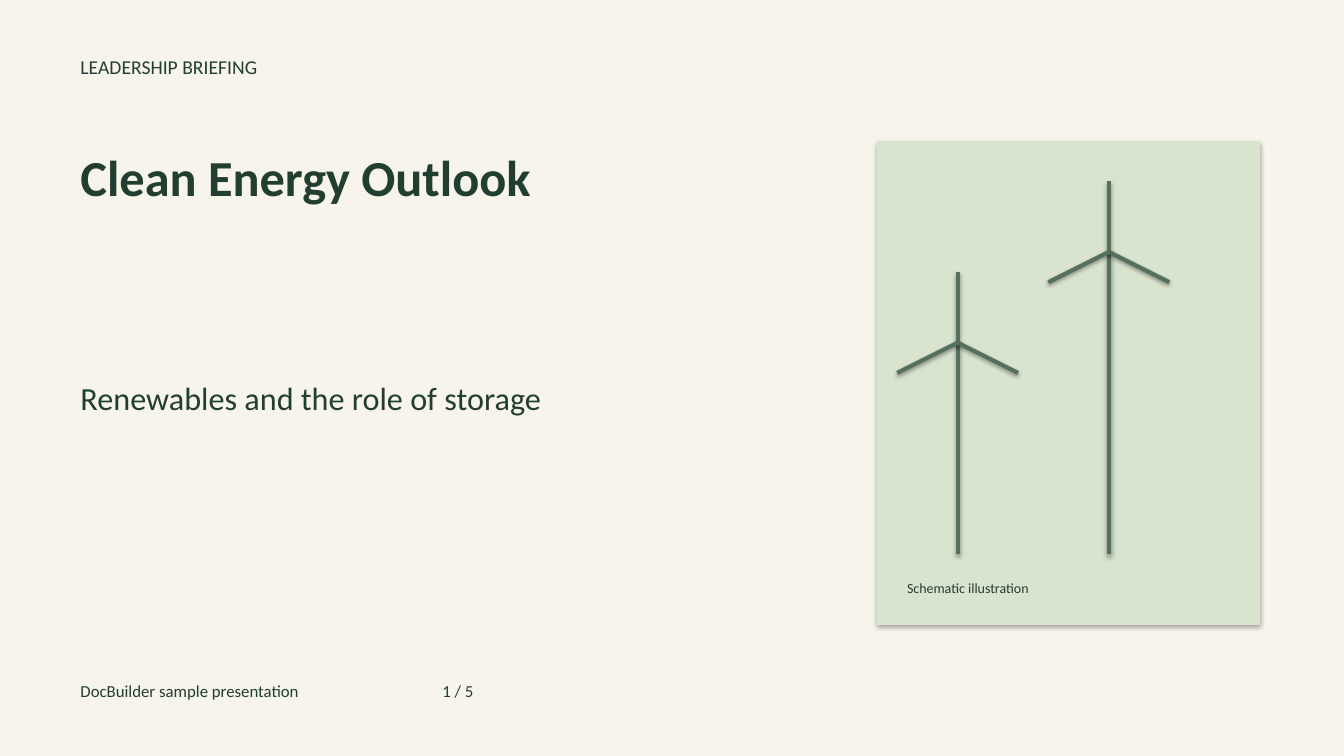
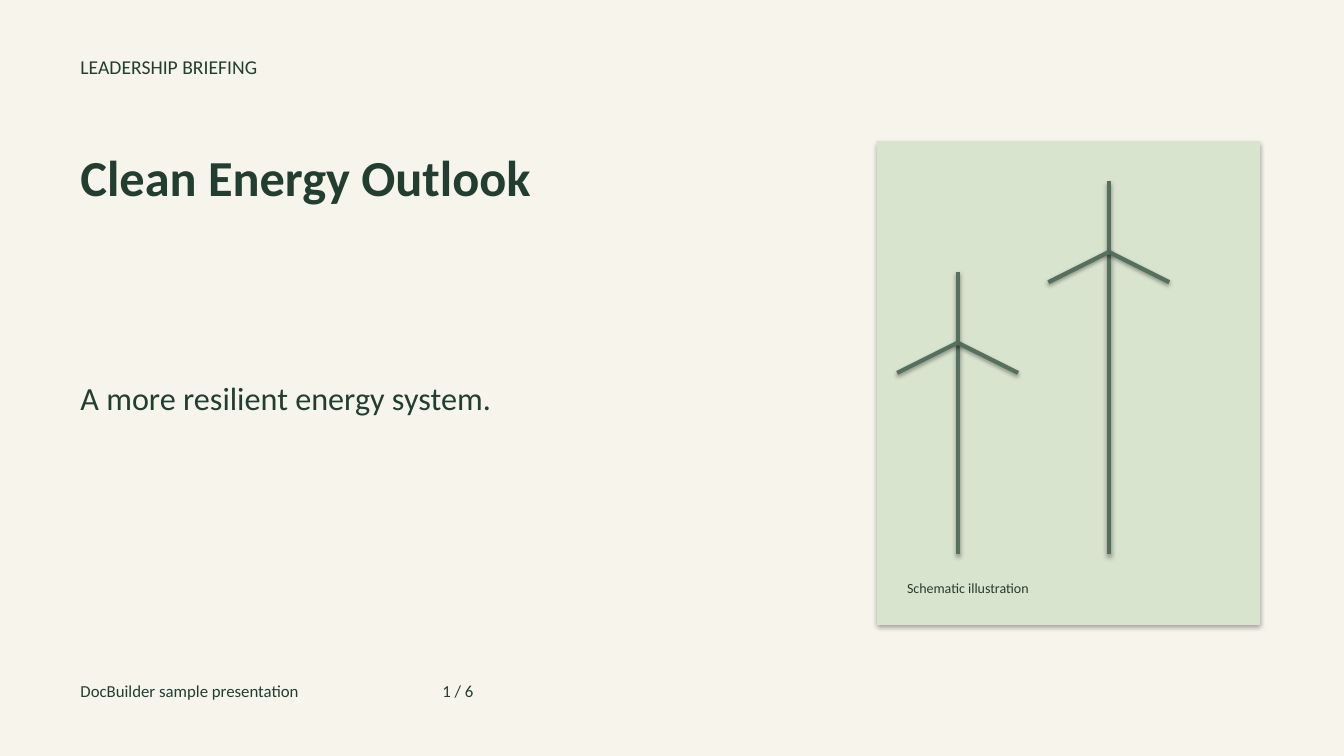
Before and after one commit to NoobSambit/docbuilder, a slide deck: slide 1 of frontend/public/landing/samples/clean-energy-briefing.pptx. Drawn at 1344x756 pixels with LibreOffice and Linux fonts; fonts in the diff are those of the drawing. Boxes give left, top, right and bottom in pixels: in the first picture for what was removed or moved away, otherwise in the second. Text is boxed around its words. In the diff, an @@ line names an element or a change of style, - is before the commit and + after.

Commit message:
feat(landing): present portrait report and separate widescreen deck exports

```diff
--- a/frontend/public/landing/samples/clean-energy-briefing.pptx
+++ b/frontend/public/landing/samples/clean-energy-briefing.pptx
@@ text at (x1=80, y1=387, x2=491, y2=416): text changed @@
-Renewables and the role of storage
+A more resilient energy system.
@@ text at (x1=80, y1=685, x2=473, y2=700): text changed @@
-DocBuilder sample presentation 1 / 5
+DocBuilder sample presentation 1 / 6
```
Also in this commit, not shown: 4 other slides changed, 1 slide added, 13 other files.
